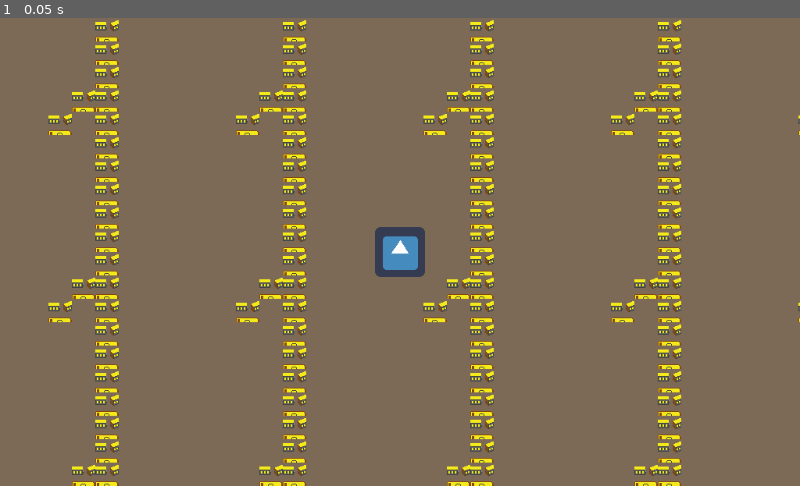
Above: before the commit, frame 1.
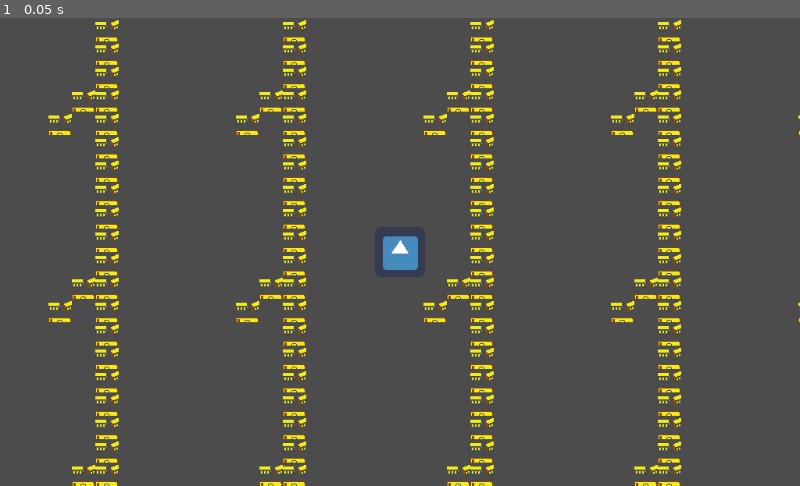
Above: after the commit, the same moment.

Repository: SimonLammer/gamejam2019
Game: Godot game, scene res://scenes/map.tscn
Same seed, same stepped clock (60 frames per second), same inputs: the game is played once before the commit and once after it. After the commit the project has no main scene; this scene is started directly in both runs. The engine's default icon, where the game draws it, is replaced by a stand-in: a white triangle on a blue panel in a dark square.
Inputs:
- Up to frame 1 (0.05 s): no input

The runs differ from the first frame. In frame 1, 92% of the frame differs, in the area x 0-100%, y 0-100%.

Commit message:
Implemented Truck

Diff:
--- a/game/project.godot
+++ b/game/project.godot
@@ -16,8 +16,53 @@
 [application]
 
 config/name="CatalystsSummerGameJam2019"
-run/main_scene="res://scenes/map.tscn"
+run/main_scene="res://game.tscn"
 config/icon="res://icon.png"
+
+[display]
+
+window/dpi/allow_hidpi=true
+
+[gui]
+
+theme/use_hidpi=true
+
+[input]
+
+left={
+"deadzone": 0.5,
+"events": [ Object(InputEventKey,"resource_local_to_scene":false,"resource_name":"","device":0,"alt":false,"shift":false,"control":false,"meta":false,"command":false,"pressed":false,"scancode":16777231,"unicode":0,"echo":false,"script":null)
+, Object(InputEventKey,"resource_local_to_scene":false,"resource_name":"","device":0,"alt":false,"shift":false,"control":false,"meta":false,"command":false,"pressed":false,"scancode":65,"unicode":0,"echo":false,"script":null)
+ ]
+}
+right={
+"deadzone": 0.5,
+"events": [ Object(InputEventKey,"resource_local_to_scene":false,"resource_name":"","device":0,"alt":false,"shift":false,"control":false,"meta":false,"command":false,"pressed":false,"scancode":68,"unicode":0,"echo":false,"script":null)
+, Object(InputEventKey,"resource_local_to_scene":false,"resource_name":"","device":0,"alt":false,"shift":false,"control":false,"meta":false,"command":false,"pressed":false,"scancode":16777233,"unicode":0,"echo":false,"script":null)
+ ]
+}
+up={
+"deadzone": 0.5,
+"events": [ Object(InputEventKey,"resource_local_to_scene":false,"resource_name":"","device":0,"alt":false,"shift":false,"control":false,"meta":false,"command":false,"pressed":false,"scancode":87,"unicode":0,"echo":false,"script":null)
+, Object(InputEventKey,"resource_local_to_scene":false,"resource_name":"","device":0,"alt":false,"shift":false,"control":false,"meta":false,"command":false,"pressed":false,"scancode":16777232,"unicode":0,"echo":false,"script":null)
+ ]
+}
+down={
+"deadzone": 0.5,
+"events": [ Object(InputEventKey,"resource_local_to_scene":false,"resource_name":"","device":0,"alt":false,"shift":false,"control":false,"meta":false,"command":false,"pressed":false,"scancode":83,"unicode":0,"echo":false,"script":null)
+, Object(InputEventKey,"resource_local_to_scene":false,"resource_name":"","device":0,"alt":false,"shift":false,"control":false,"meta":false,"command":false,"pressed":false,"scancode":16777234,"unicode":0,"echo":false,"script":null)
+ ]
+}
+click={
+"deadzone": 0.5,
+"events": [ Object(InputEventMouseButton,"resource_local_to_scene":false,"resource_name":"","device":0,"alt":false,"shift":false,"control":false,"meta":false,"command":false,"button_mask":0,"position":Vector2( 0, 0 ),"global_position":Vector2( 0, 0 ),"factor":1.0,"button_index":1,"pressed":false,"doubleclick":false,"script":null)
+ ]
+}
+enter-exit={
+"deadzone": 0.5,
+"events": [ Object(InputEventKey,"resource_local_to_scene":false,"resource_name":"","device":0,"alt":false,"shift":false,"control":false,"meta":false,"command":false,"pressed":false,"scancode":69,"unicode":0,"echo":false,"script":null)
+ ]
+}
 
 [rendering]
 
--- /dev/null
+++ b/game/resources/truck.tscn
@@ -0,0 +1,62 @@
+[gd_scene load_steps=4 format=2]
+
+[ext_resource path="res://resources/M484VerticalShmupSet2.png" type="Texture" id=1]
+
+[sub_resource type="GDScript" id=1]
+script/source = "extends KinematicBody2D
+
+const ACC = 3
+const DCC = 5
+
+export (int) var speed = 200
+export (float) var rotation_speed = 1.5
+
+var curSpeed = 0
+var velocity = Vector2()
+var rotation_dir = 0
+
+func get_input():
+	rotation_dir = 0
+	velocity = Vector2()
+	if Input.is_action_pressed('right'):
+		rotation_dir += 1
+	if Input.is_action_pressed('left'):
+		rotation_dir -= 1
+	if Input.is_action_pressed('down'):
+		curSpeed -= ACC
+	if Input.is_action_pressed('up'):
+		curSpeed += ACC
+
+	if !(Input.is_action_pressed('up') || Input.is_action_pressed('down')):
+		curSpeed -= DCC
+		curSpeed = max(curSpeed, 0)
+
+	velocity = Vector2(-curSpeed, 0).rotated(rotation)
+
+func _physics_process(delta):
+	get_input()
+	rotation += rotation_dir * rotation_speed * delta
+	print(rotation)
+	velocity = move_and_slide(velocity)
+
+# Called when the node enters the scene tree for the first time.
+func _ready():
+	pass # Replace with function body.
+
+# Called every frame. 'delta' is the elapsed time since the previous frame.
+func _process(delta):
+	pass"
+
+[sub_resource type="AtlasTexture" id=2]
+flags = 4
+atlas = ExtResource( 1 )
+region = Rect2( 161.187, 74.367, 40.4306, 22.8314 )
+
+[node name="Node" type="Node"]
+
+[node name="Node2D" type="KinematicBody2D" parent="."]
+position = Vector2( 50, 50 )
+script = SubResource( 1 )
+
+[node name="Sprite" type="Sprite" parent="Node2D"]
+texture = SubResource( 2 )
--- /dev/null
+++ b/game/resources/vehicles.tres
@@ -0,0 +1,4 @@
+[gd_resource type="ImageTexture" format=2]
+
+[resource]
+resource_name = "M484VerticalShmupSet2.png"
Binary file changed: game/resources/M484VerticalShmupSet2.png
